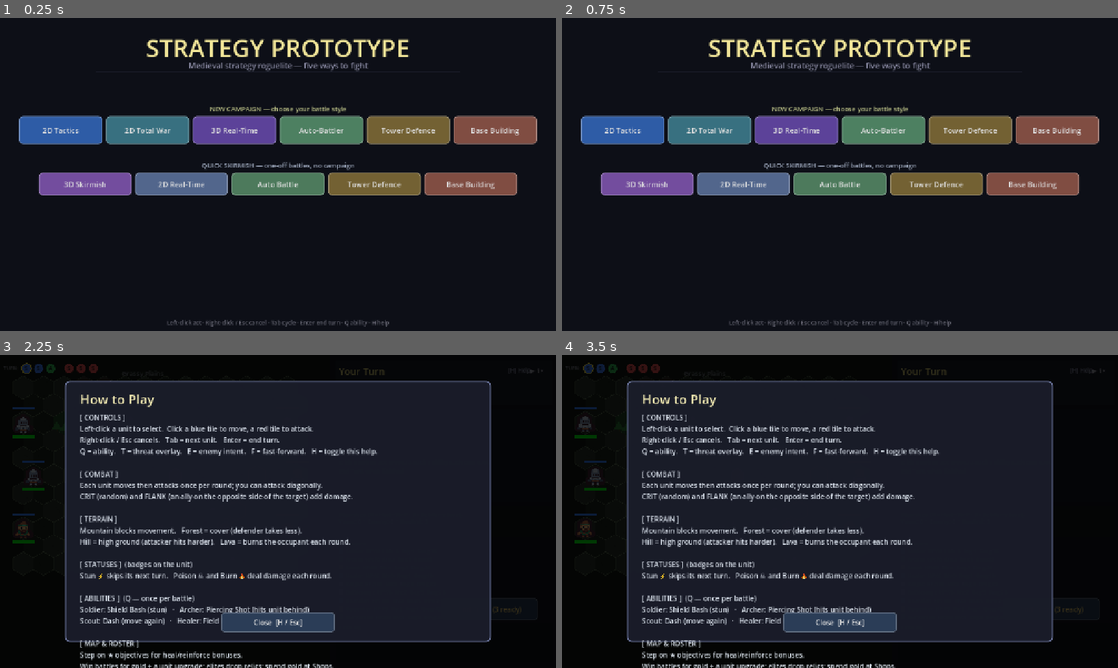
Above: before the commit, frames 1-4 (two rows, left to right).
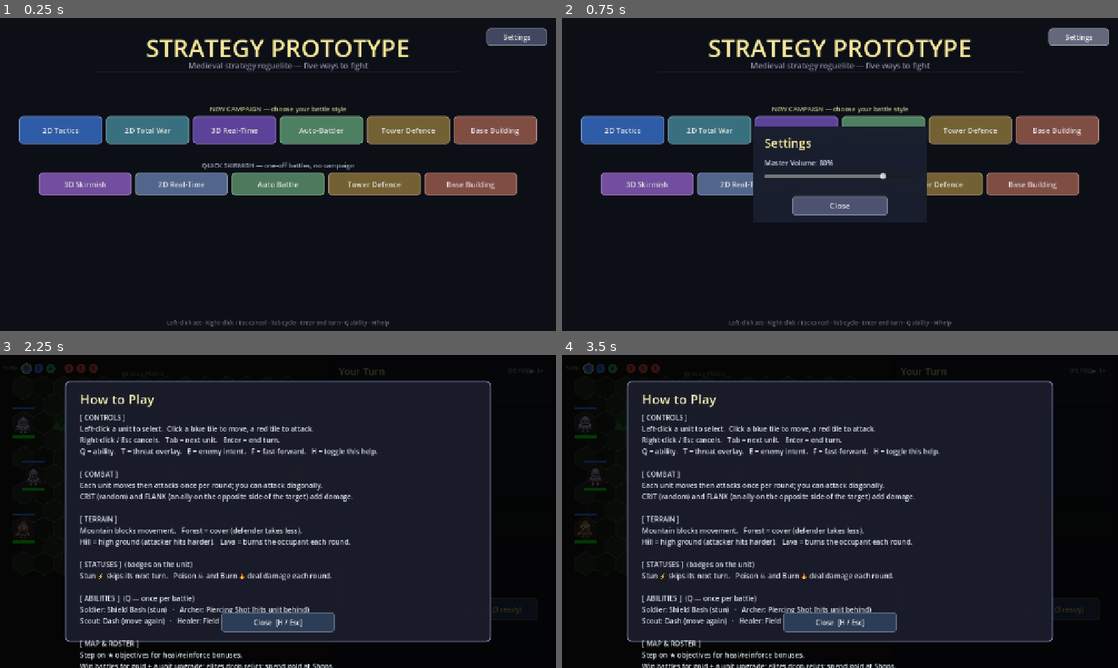
Above: after the commit, the same moments.

Repository: kabuumu/strategy-prototype
Game: Godot game, scene res://src/title/title.tscn
The game is run twice, just before and just after one commit, with the same random seed, the same clock (stepped at 60 frames per second) and the same inputs.
Inputs (mouse positions are in pixels of both pictures, inside the frame that each line leads up to):
- Up to frame 1 (0.25 s): no input
- Up to frame 2 (0.75 s): click (1079, 36) at 0.5 s, where only the run after the commit has a clickable "Settings"
- Up to frame 3 (2.25 s): click "2D Tactics" at 1.25 s; click "Elite!" at 2 s
- Up to frame 4 (3.5 s): click "End Turn (3 ready)" at 2.75 s

The runs differ from the first frame. In frame 1, 0.6% of the frame differs, in the area x 87-99%, y 3-9%; in frame 2, 6.1%, in the area x 34-99%, y 3-64%; in frame 3, less than 0.1%; in frame 4, less than 0.1%.

Commit message:
Settings: master volume control (persisted)
Added a Settings overlay on the title (volume slider) backed by a persisted
master_volume in meta.cfg, applied to the master audio bus on launch and live
as you drag. First step of a settings menu.

Co-Authored-By: Claude Opus 4.8 <noreply@anthropic.com>

Diff:
--- a/src/game_manager.gd
+++ b/src/game_manager.gd
@@ -238,6 +238,9 @@
 var last_run_battles_won: int = 0  # snapshot of the run that just ended (in-memory only)
 var last_run_tier_reached: int = 0
 var last_run_won: bool = false
+
+# Settings (persisted in meta).
+var master_volume: float = 0.8
 
 const META_PATH: String = "user://meta.cfg"
 
@@ -294,7 +297,18 @@
 # ---------------------------------------------------------------------------
 func _ready() -> void:
 	_load_meta()
+	apply_audio()
 	reset()
+
+# --- Settings -------------------------------------------------------------
+func set_master_volume(v: float) -> void:
+	master_volume = clampf(v, 0.0, 1.0)
+	apply_audio()
+	_save_meta()
+
+func apply_audio() -> void:
+	var db: float = -60.0 if master_volume <= 0.001 else linear_to_db(master_volume)
+	AudioServer.set_bus_volume_db(0, db)
 
 func reset() -> void:
 	# Capture the just-ended run's stats so the title screen can show a recap.
@@ -345,6 +359,7 @@
 	best_tier_reached = int(cfg.get_value("meta", "best_tier_reached", 0))
 	total_runs        = int(cfg.get_value("meta", "total_runs",        0))
 	tutorial_seen     = bool(cfg.get_value("meta", "tutorial_seen",    false))
+	master_volume     = float(cfg.get_value("meta", "master_volume",   0.8))
 
 func _save_meta() -> void:
 	var cfg := ConfigFile.new()
@@ -352,6 +367,7 @@
 	cfg.set_value("meta", "best_tier_reached", best_tier_reached)
 	cfg.set_value("meta", "total_runs",        total_runs)
 	cfg.set_value("meta", "tutorial_seen",     tutorial_seen)
+	cfg.set_value("meta", "master_volume",     master_volume)
 	cfg.save(META_PATH)
 
 # Mark the first-battle help as seen (persists so it won't auto-open again).
--- a/src/title/title.gd
+++ b/src/title/title.gd
@@ -51,8 +51,61 @@
 	_add_centered_label("Left-click act · Right-click / Esc cancel · Tab cycle · Enter end turn · Q ability · H help",
 		13, Color(0.40, 0.40, 0.45), 692.0)
 
+	_add_menu_button("Settings", Vector2(1120.0, 24.0), Vector2(140.0, 40.0),
+		Color(0.26, 0.28, 0.38), _show_settings, 16)
+
 	if not has_save:
 		_build_meta_panel()
+
+var _settings_overlay: Control = null
+
+func _show_settings() -> void:
+	if _settings_overlay != null:
+		return
+	var root := Control.new()
+	root.set_anchors_preset(Control.PRESET_FULL_RECT)
+	root.z_index = 100
+	var dim := ColorRect.new()
+	dim.color = Color(0.0, 0.0, 0.0, 0.65)
+	dim.set_anchors_preset(Control.PRESET_FULL_RECT)
+	root.add_child(dim)
+	var panel := ColorRect.new()
+	panel.color = Color(0.10, 0.12, 0.18, 0.99)
+	panel.position = Vector2(440.0, 250.0)
+	panel.size = Vector2(400.0, 220.0)
+	root.add_child(panel)
+	var title := Label.new()
+	title.text = "Settings"
+	title.add_theme_font_size_override("font_size", 28)
+	title.modulate = Color(0.95, 0.90, 0.60)
+	title.position = Vector2(466.0, 268.0)
+	root.add_child(title)
+	var vol_lbl := Label.new()
+	vol_lbl.add_theme_font_size_override("font_size", 16)
+	vol_lbl.modulate = Color(0.82, 0.86, 0.92)
+	vol_lbl.position = Vector2(466.0, 322.0)
+	vol_lbl.text = "Master Volume: %d%%" % int(round(GameManager.master_volume * 100.0))
+	root.add_child(vol_lbl)
+	var slider := HSlider.new()
+	slider.min_value = 0.0
+	slider.max_value = 1.0
+	slider.step = 0.05
+	slider.value = GameManager.master_volume
+	slider.position = Vector2(466.0, 352.0)
+	slider.size = Vector2(348.0, 24.0)
+	slider.value_changed.connect(func(v: float) -> void:
+		GameManager.set_master_volume(v)
+		vol_lbl.text = "Master Volume: %d%%" % int(round(v * 100.0)))
+	root.add_child(slider)
+	root.add_child(UITheme.button("Close", Vector2(530.0, 410.0), Vector2(220.0, 44.0),
+		Color(0.30, 0.32, 0.44), _close_settings))
+	add_child(root)
+	_settings_overlay = root
+
+func _close_settings() -> void:
+	if _settings_overlay != null:
+		_settings_overlay.queue_free()
+		_settings_overlay = null
 
 # Centred full-width label helper.
 func _add_centered_label(text: String, font_size: int, color: Color, y: float) -> void:
